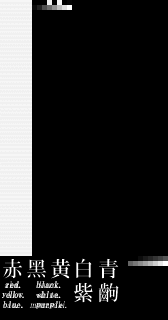
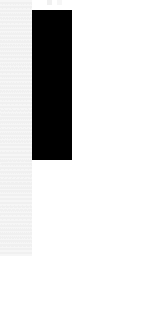
Layer changes from the first 168 × 320 image to the second:
renamed "black. white. purple" to "black. white. purple.", painted on it over <box>33,281,63,310</box>
painted on "red. yellow. blue." over <box>2,293,6,300</box>
painted on "Layer 0" over <box>4,281,67,308</box>
hid "Layer 1" over <box>0,0,168,320</box>
